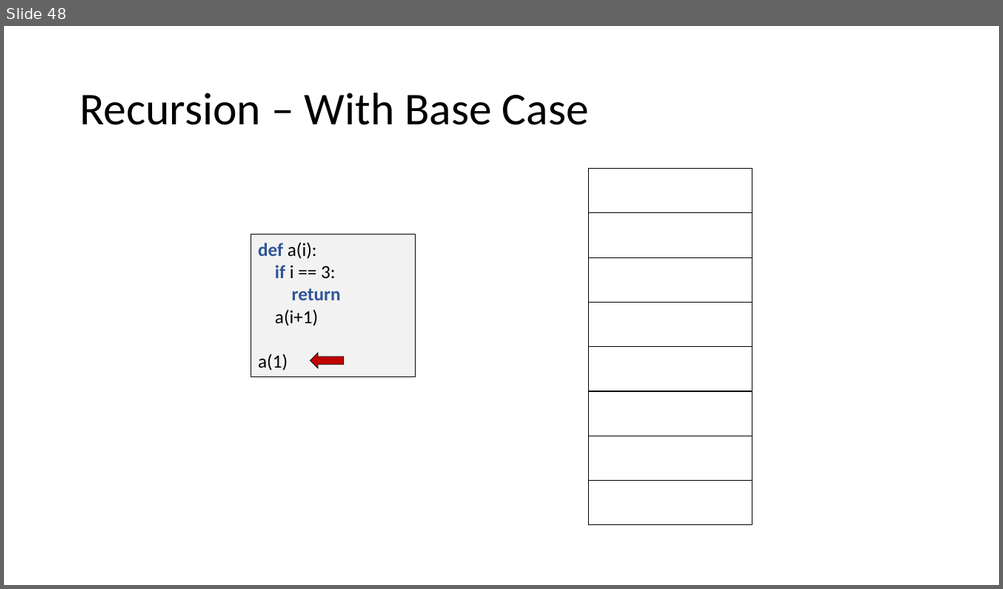
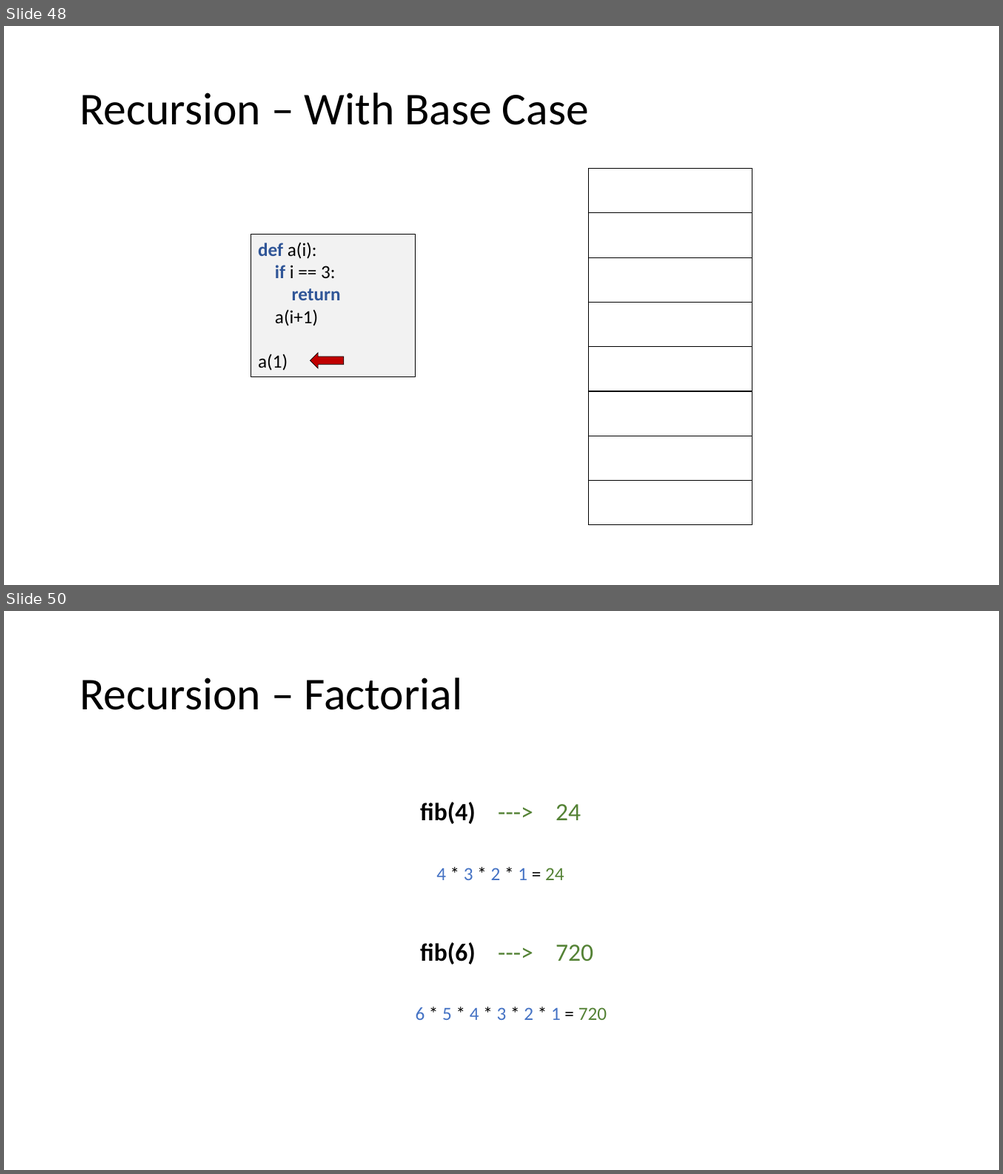
Before and after one commit to echoaj/TCS_PowerPoints, a slide deck: PowerPoints/Recursion.pptx. Shown one above the other, each under a label of ours: slide 48 before the commit, slides 48 and 50 after it; the slides between them are not shown. The pictures are 1003x589 and 1003x1174 pixels, drawn with LibreOffice and Linux fonts; fonts in the diff are those of the drawing. Boxes give left, top, right and bottom in pixels: in the first picture for what was removed or moved away, otherwise in the second. Text is boxed around its words. In the diff, an @@ line names an element or a change of style, - is before the commit and + after.

```diff
--- a/PowerPoints/Recursion.pptx
+++ b/PowerPoints/Recursion.pptx
@@ slide 50 added at [4,611,999,1170], background #FFFFFF @@
@@ title added at [79,678,463,710], 44 pt, text #000000 @@
+Recursion – Factorial
@@ text added at [420,802,580,824], 24 pt, text #000000, bold @@
+fib(4) ---> 24
@@ text added at [436,868,564,880], 18 pt, text #4472C4 @@
+4 * 3 * 2 * 1 = 24
@@ text added at [420,943,593,965], 24 pt, text #548235 @@
+fib(6) ---> 720
@@ text added at [415,1008,606,1020], 18 pt, text #4472C4 @@
+6 * 5 * 4 * 3 * 2 * 1 = 720
```
Also in this commit, not shown: 1 slide changed, 58 other slides added, 2 other files.
